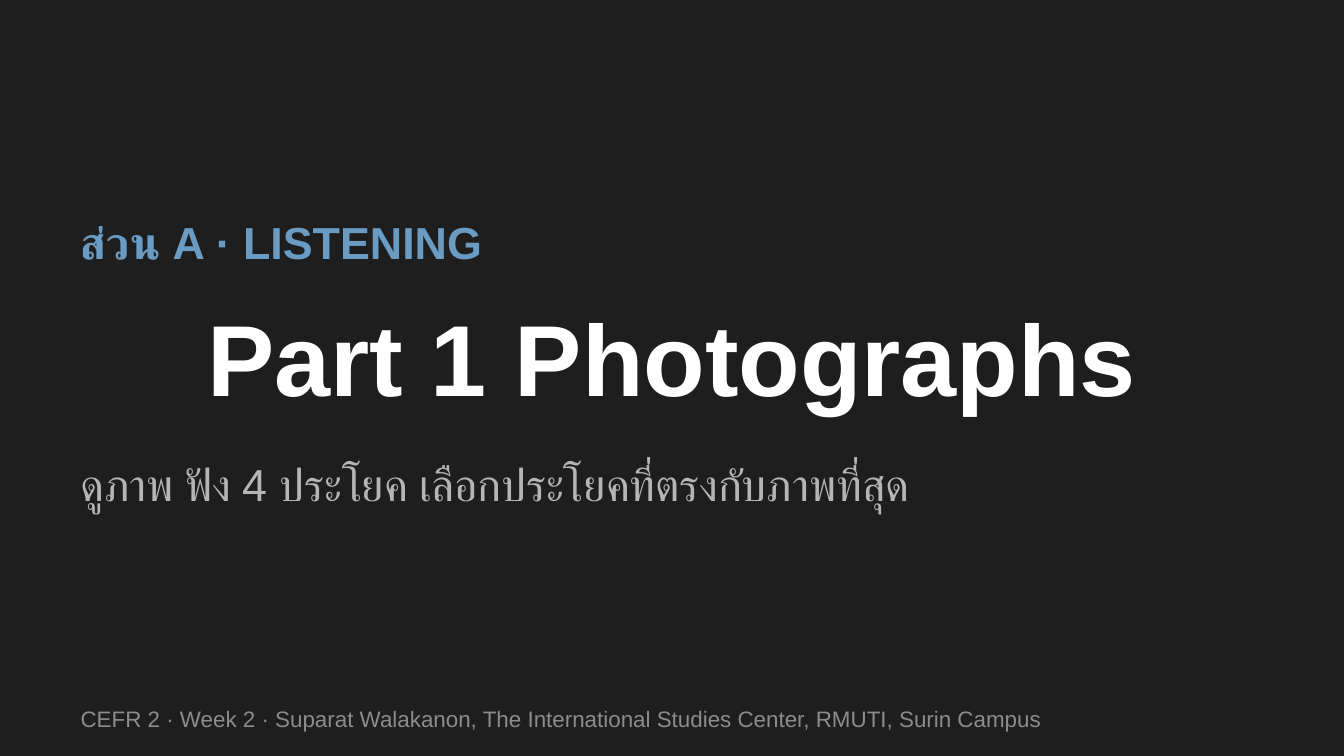
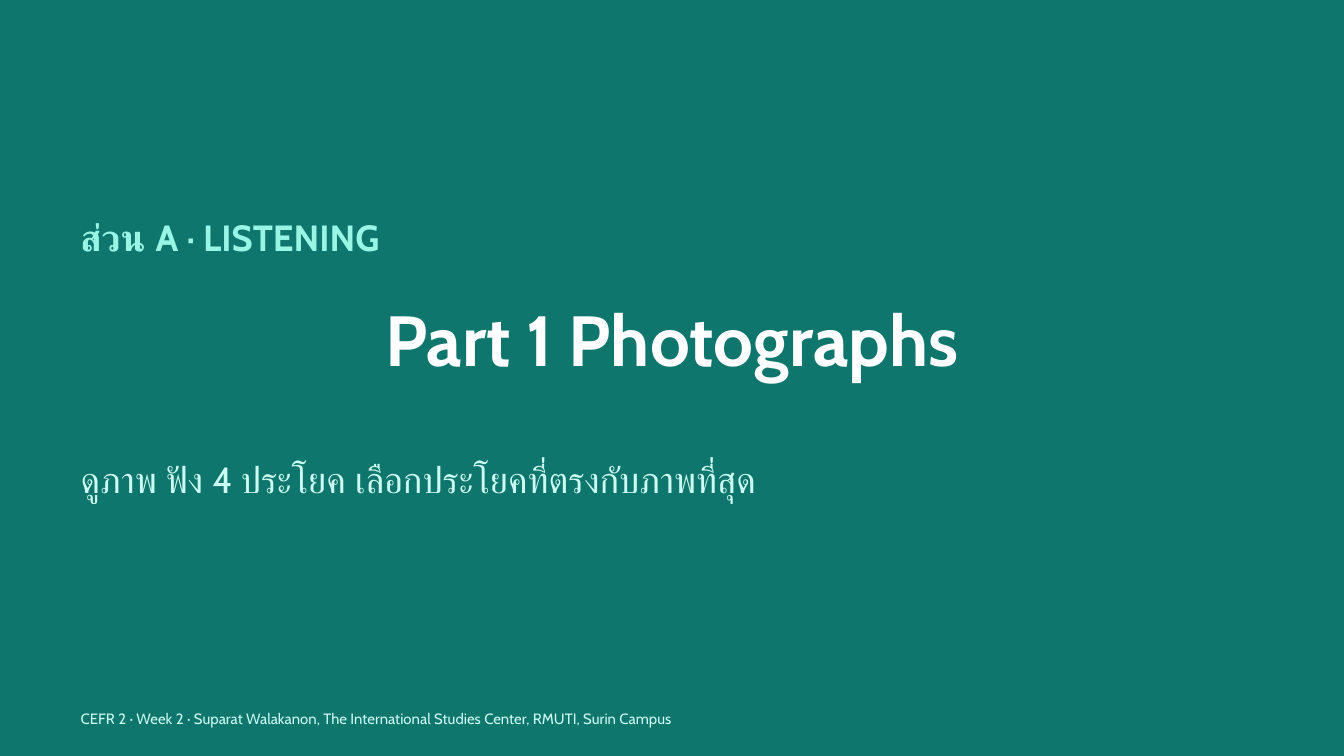
Before and after one commit to surin-english-hub/cefr2, a slide deck: slide 5 of docs/week-02/Week02_Part1_Photographs_Part5_WordForm.pptx. Drawn at 1344x756 pixels with LibreOffice and Linux fonts; fonts in the diff are those of the drawing. Boxes give left, top, right and bottom in pixels: in the first picture for what was removed or moved away, otherwise in the second. Text is boxed around its words. In the diff, an @@ line names an element or a change of style, - is before the commit and + after.

```diff
--- a/docs/week-02/Week02_Part1_Photographs_Part5_WordForm.pptx
+++ b/docs/week-02/Week02_Part1_Photographs_Part5_WordForm.pptx
@@ background #1E1E1E to #0F766E @@
@@ text "ส่วน A · LISTENING" at (81,223,379,252): size 24 to 19.5 pt, font Arial to Cabin, text colour #6A9BC3 to #99F6E4 @@
@@ title "Part 1 Photographs" at (385,312,958,382): size 54 to 38 pt, font Arial to Cabin @@
@@ text "ดูภาพ ฟัง 4 ประโยค เลือกประโยคที่ตรงกับภาพที่สุด" at (81,465,755,504): size 24 to 19.5 pt, font Arial to Cabin, text colour #B5B5B5 to #CCFBF1 @@
@@ text "CEFR 2 · Week 2 ..." at (81,713,671,728): size 12 to 8 pt, font Arial to Cabin, text colour #8C8C8C to #CCFBF1 @@
```
Also in this commit, not shown: 24 other slides changed, 2 other files.
